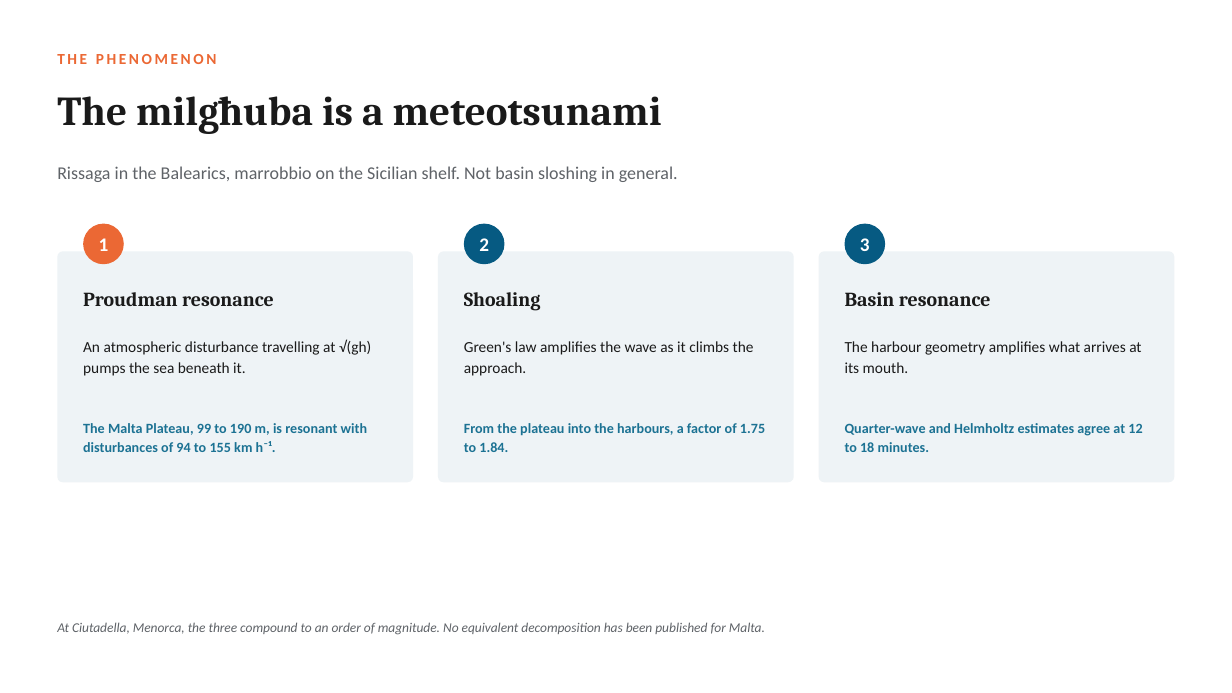
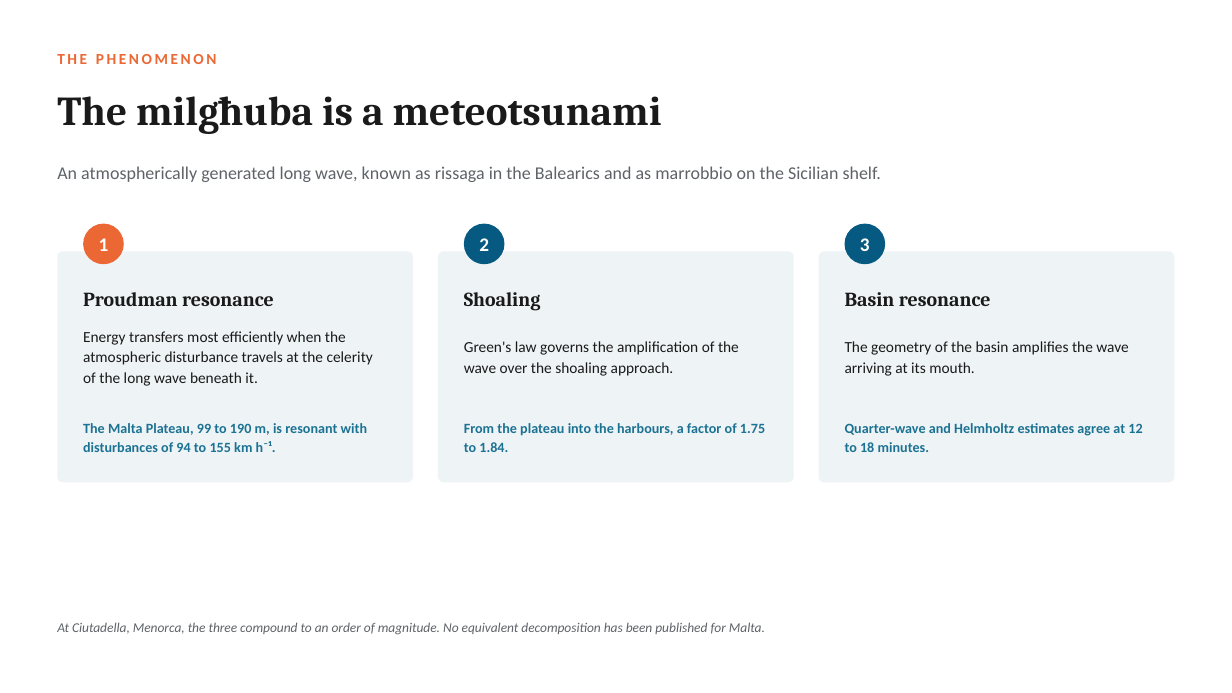
Before and after one commit to cicero-martins/MaltaDT, a slide deck: slide 4 of docs/valletta_model_concept_2026-09-25.pptx. Drawn at 1232x693 pixels with LibreOffice and Linux fonts; fonts in the diff are those of the drawing. Boxes give left, top, right and bottom in pixels: in the first picture for what was removed or moved away, otherwise in the second. Text is boxed around its words. In the diff, an @@ line names an element or a change of style, - is before the commit and + after.

Commit message:
docs(deck): rewrite the prose, the previous pass having been cosmetic
The preceding commit changed the section labels and the slide titles and left
the sentences beneath them in the voice of a memorandum. The checker reported
nothing because its patterns address labels rather than voice, and the deck
was declared finished on that basis. The reader observed that nothing had
changed, which was correct.

Twenty-eight passages are rewritten at the level of the sentence. The
departures were sentence fragments presented as statements, antithesis carried
into the body text after being removed from the titles, elliptical
constructions of the form "Affirmed, it confirms; denied, it is blamed",
colloquial verbs for physical processes, and one direct address to the
audience in a slide that will be shown to it.

Three boxes needed refitting once the sentences grew, one of them by a single
character past the width of a line.

The lesson is recorded with the feedback in memory. A label is not a register,
and when the register is what was asked for, the text is rewritten sentence by
sentence and read in full rather than passed through a checker whose patterns
were never designed to hear voice.

```diff
--- a/docs/valletta_model_concept_2026-09-25.pptx
+++ b/docs/valletta_model_concept_2026-09-25.pptx
@@ text at [57, 166, 881, 182]: text changed @@
-Rissaga in the Balearics, marrobbio on the Sicilian shelf. Not basin sloshing in general.
+An atmospherically generated long wave, known as rissaga in the Balearics and as marrobbio on the Sicilian shelf.
@@ text at [83, 331, 373, 386]: text changed @@
-An atmospheric disturbance travelling at √(gh) pumps the sea beneath it.
+Energy transfers most efficiently when the atmospheric disturbance travels at the celerity of the long wave beneath it.
@@ text at [464, 341, 739, 376]: text changed @@
-Green's law amplifies the wave as it climbs the approach.
+Green's law governs the amplification of the wave over the shoaling approach.
@@ text at [845, 341, 1128, 376]: text changed @@
-The harbour geometry amplifies what arrives at its mouth.
+The geometry of the basin amplifies the wave arriving at its mouth.
```
Also in this commit, not shown: 6 other slides changed, 1 other file.
